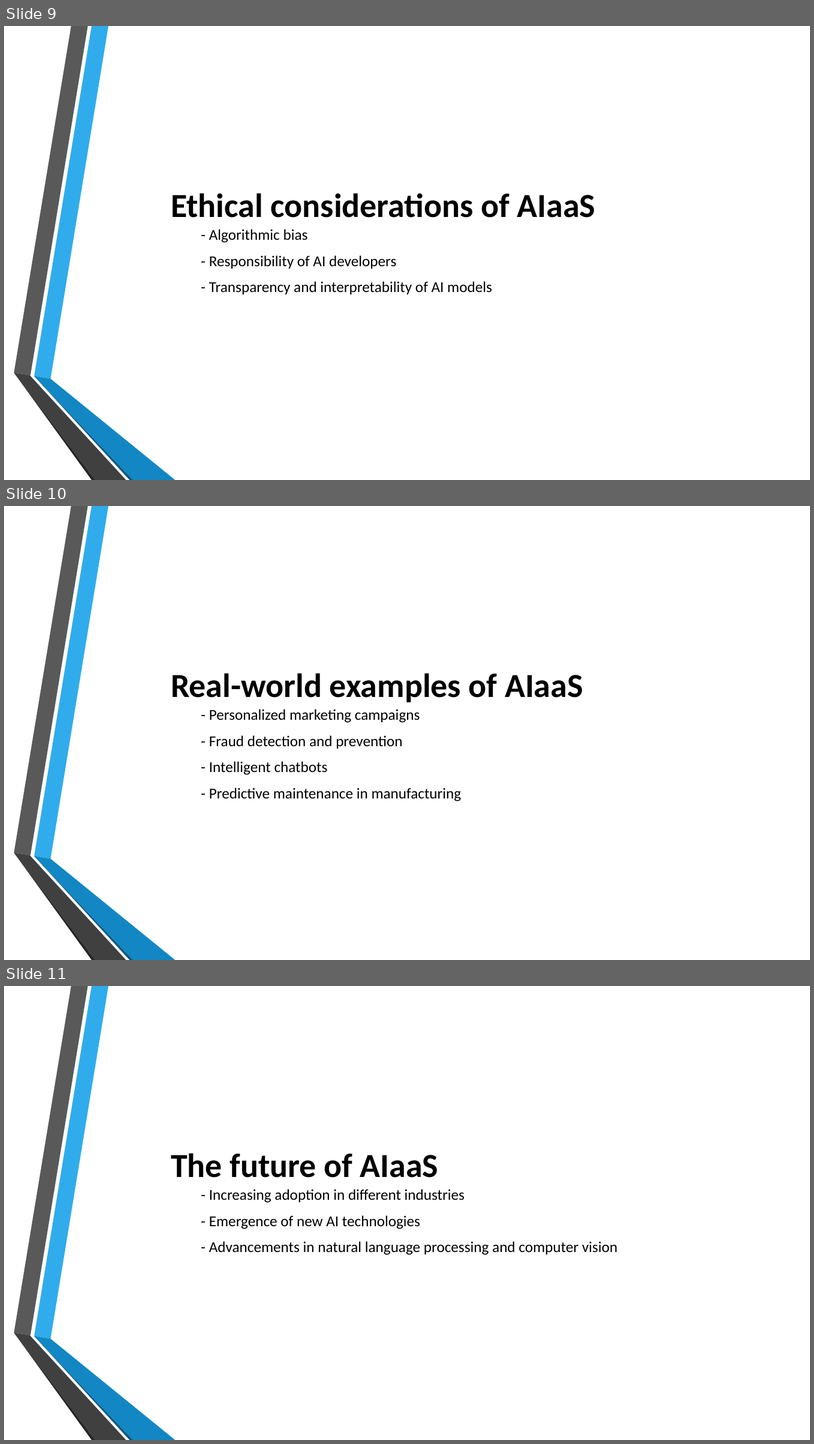
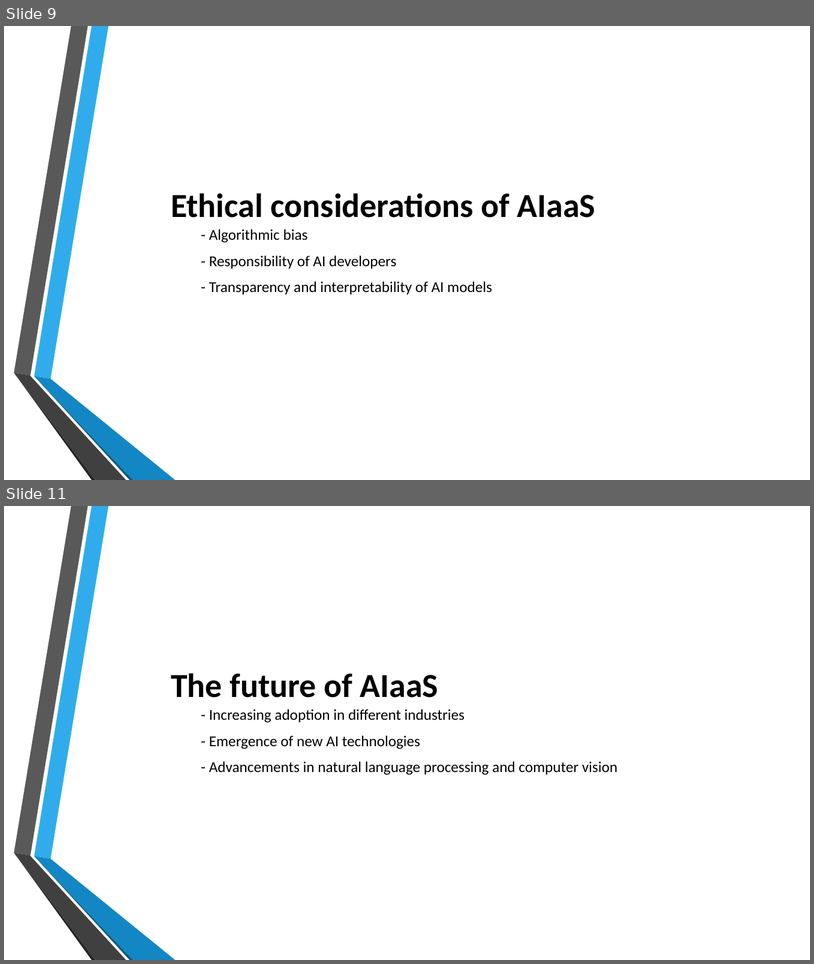
Before and after one commit to SC-One/Simple_AIaaS, a slide deck: Presentation/AIaaS_V3.pptx. Shown one above the other, each under a label of ours: slides 9, 10 and 11 before the commit, slides 9 and 11 after it; the slides between them are not shown. The pictures are 814x1444 and 814x964 pixels, drawn with LibreOffice and Linux fonts; fonts in the diff are those of the drawing; background and template pictures are left out. Boxes give left, top, right and bottom in pixels: in the first picture for what was removed or moved away, otherwise in the second. Text is boxed around its words. In the diff, an @@ line names an element or a change of style, - is before the commit and + after.

```diff
--- a/Presentation/AIaaS_V3.pptx
+++ b/Presentation/AIaaS_V3.pptx
@@ slide 10 removed at [4, 506, 810, 960], background picture (left out); not listed: 6 template elements that a slide beside it also shows @@
@@ text removed at [171, 673, 583, 801] @@
-Real-world examples of AIaaS
-  - Personalized marketing campaigns
-  - Fraud detection and prevention
-  - Intelligent chatbots
-  - Predictive maintenance in manufacturing
```
Also in this commit, not shown: 6 slides changed, 1 slide added.
